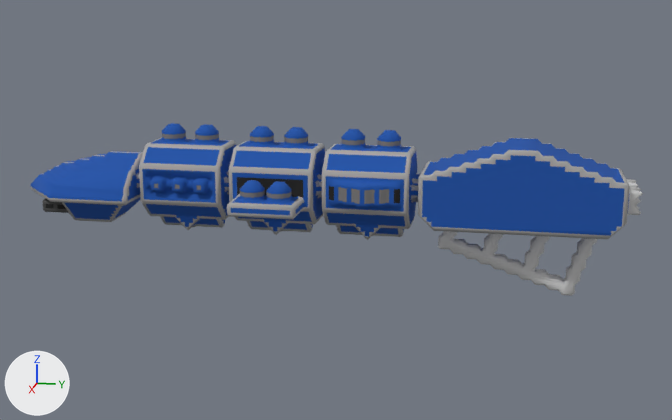
A saved change to the OBJ model src/jsMain/resources/meshes/diadochi-4-moloch-class.obj.
The view is the same before and after, from a camera (50 mm lens) standing at (201.4, 44.8, 66.8) and looking at (-0.6, 4.4, 16.3). The lights are fixed; the arrows at lower left show +X, +Y and +Z. Where no turn or scale is listed for an object, it has been applied to the vertices.

In view in the first picture: 'diadochi-4-moloch-class'.
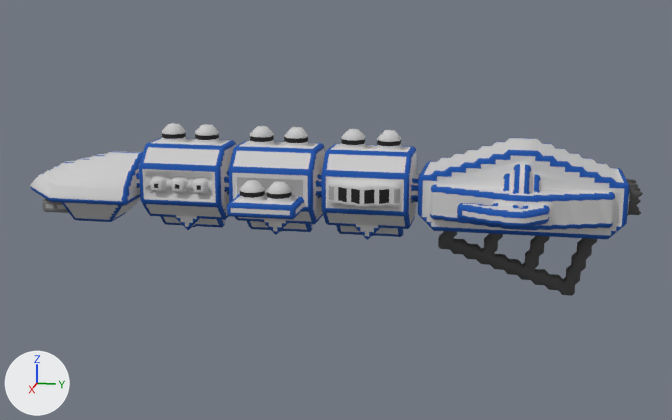
Changed parts and their boxes (x1, y1, x2, y2) in the pictures (672 x 420 px):
part 1 of me_diadochi_4_moloch_class, built on: before (162, 126, 384, 205); after (162, 126, 641, 239)
part 2 of me_diadochi_4_moloch_class, surface changed: (31, 123, 643, 296) in both

Patch to the scene script:
```diff
--- a/src/jsMain/resources/meshes/diadochi-4-moloch-class.obj.py
+++ b/src/jsMain/resources/meshes/diadochi-4-moloch-class.obj.py
@@ me_diadochi_4_moloch_class @@
 # used by ob_diadochi_4_moloch_class; location = (0.0, 0.0, 0.0)
-me_diadochi_4_moloch_class.from_pydata(...)  # 3935 vertices, 7332 faces; spans x -16.5..16.5, y -70.0..70.0, z -0.1..34.9
+me_diadochi_4_moloch_class.from_pydata(...)  # 5164 vertices, 9720 faces; spans x -21.5..21.5, y -70.0..70.0, z -0.1..34.9
+# me_diadochi_4_moloch_class part 1: 4 vertices moved from x 1.5..4.0, y -35.5..69.0, z 21.4..33.4 to x 2.0..3.5, y -35.0..69.5, z 22.4..33.4; 25 vertices removed from x -14.0..9.0, y -40.8..69.0, z 11.4..34.4; 1254 vertices added at x -21.5..21.5, y -40.8..69.5, z 11.4..34.4
+# me_diadochi_4_moloch_class part 2: 6471 kept faces spanning x -16.5..16.5, y -70.0..70.0, z -0.1..34.9 get new texture (UV) coordinates
 me_diadochi_4_moloch_class.materials.append(mat_diadochi_4_moloch_class)
```
